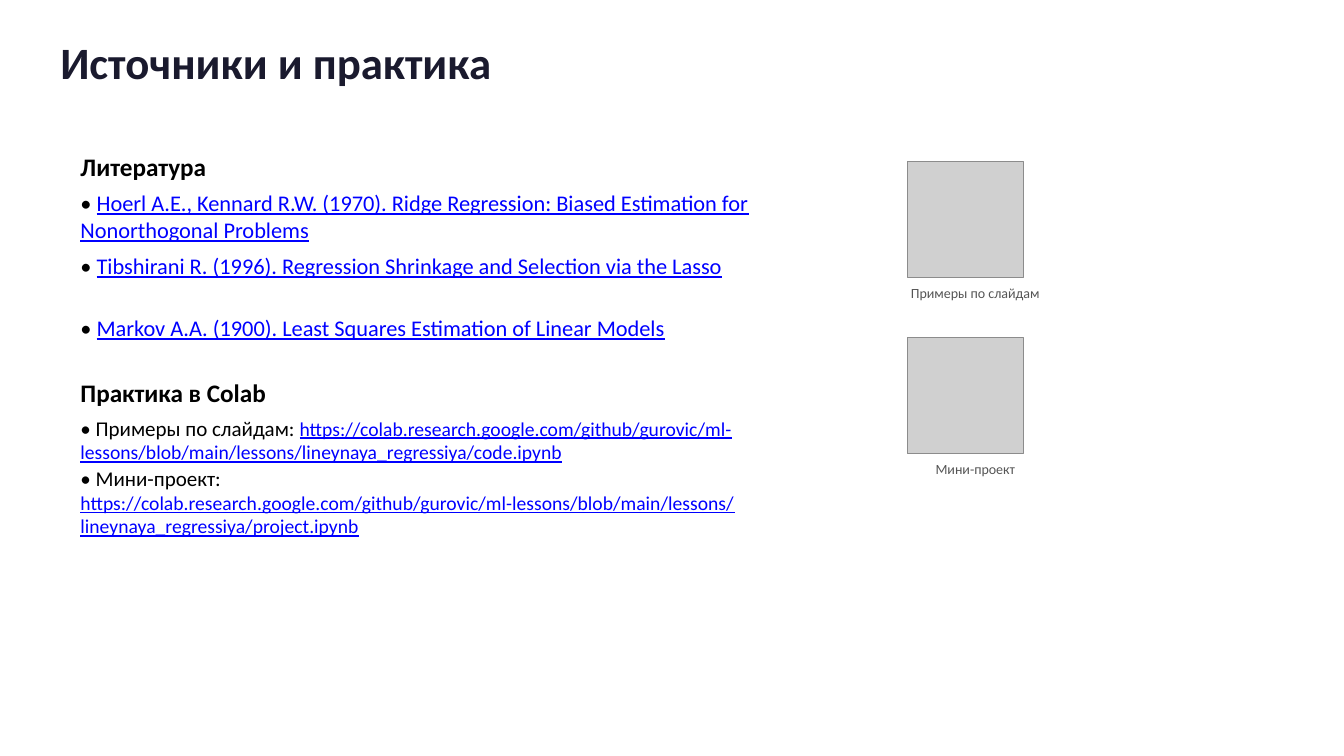
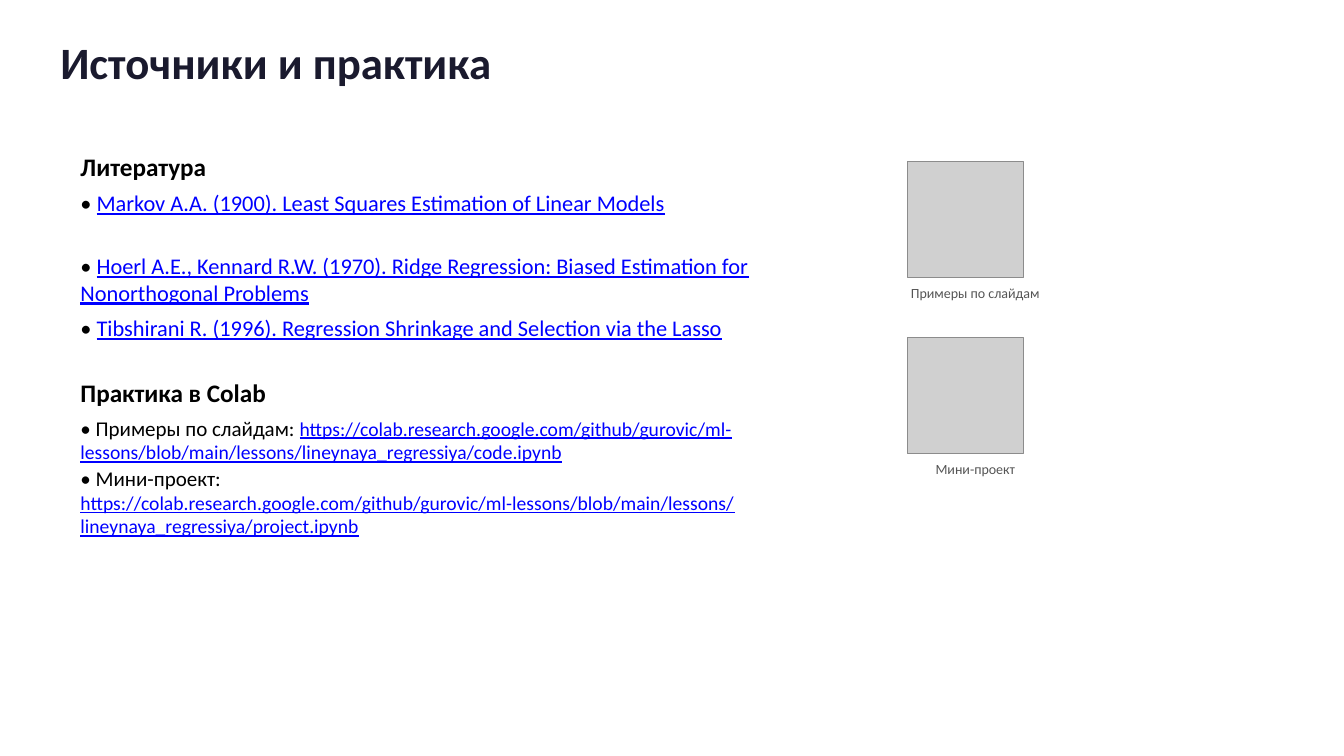
Before and after one commit to gurovic/ml-lessons, a slide deck: slide 18 of lessons/lineynaya_regressiya/presentation.pptx. Drawn at 1344x756 pixels with LibreOffice and Linux fonts; fonts in the diff are those of the drawing; grey boxes stand for pictures. Boxes give left, top, right and bottom in pixels: in the first picture for what was removed or moved away, otherwise in the second. Text is boxed around its words. In the diff, an @@ line names an element or a change of style, - is before the commit and + after.

```diff
--- a/lessons/lineynaya_regressiya/presentation.pptx
+++ b/lessons/lineynaya_regressiya/presentation.pptx
@@ text "• Markov A.A. (1900). Least ..." moved from (x1=97, y1=320, x2=665, y2=340) to (x1=97, y1=195, x2=665, y2=215) @@
@@ text "• Hoerl A.E., Kennard R.W. ..." moved from (x1=80, y1=195, x2=748, y2=242) to (x1=80, y1=258, x2=748, y2=305) @@
@@ text "• Tibshirani R. (1996). Regression ..." moved from (x1=97, y1=258, x2=721, y2=278) to (x1=97, y1=320, x2=721, y2=340) @@
```
Also in this commit, not shown: 15 other slides changed, 27 other files.
